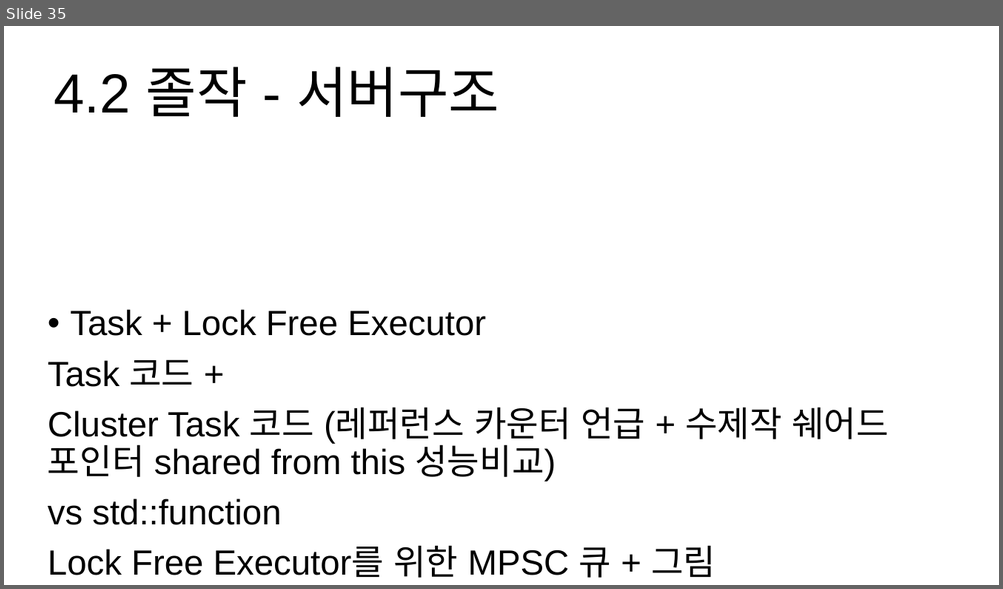
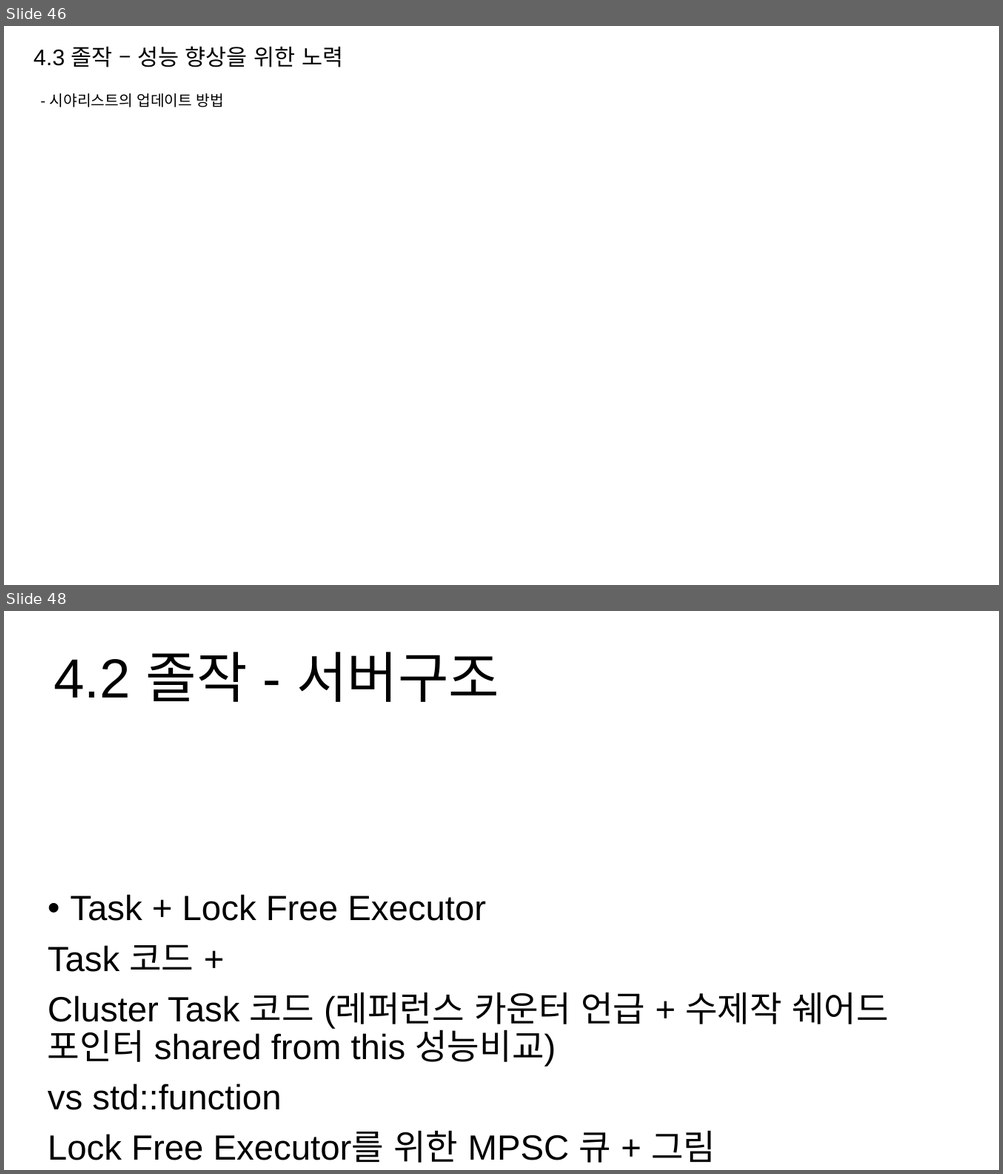
Before and after one commit to hypernagox/FYP_Evergreen, a slide deck: 포트폴리오/서버_최재혁/포트폴리오.pptx. Shown one above the other, each under a label of ours: slide 35 before the commit, slides 46 and 48 after it; the slides between them are not shown. The pictures are 1003x589 and 1003x1174 pixels, drawn with LibreOffice and Linux fonts; fonts in the diff are those of the drawing. Boxes give left, top, right and bottom in pixels: in the first picture for what was removed or moved away, otherwise in the second. Text is boxed around its words. In the diff, an @@ line names an element or a change of style, - is before the commit and + after.

```diff
--- a/포트폴리오/서버_최재혁/포트폴리오.pptx
+++ b/포트폴리오/서버_최재혁/포트폴리오.pptx
@@ slide 46 added at [4, 26, 999, 585], background #FFFFFF @@
@@ text added at [34, 46, 343, 67], 18 pt, text #000000 @@
+4.3 졸작 – 성능 향상을 위한 노력
@@ title added at [50, 93, 225, 107], 12 pt, text #000000 @@
+- 시야리스트의 업데이트 방법
@@ what was slide 35 is now slide 48 @@
```
Also in this commit, not shown: 3 slides changed, 12 other slides added, 8 other files.
